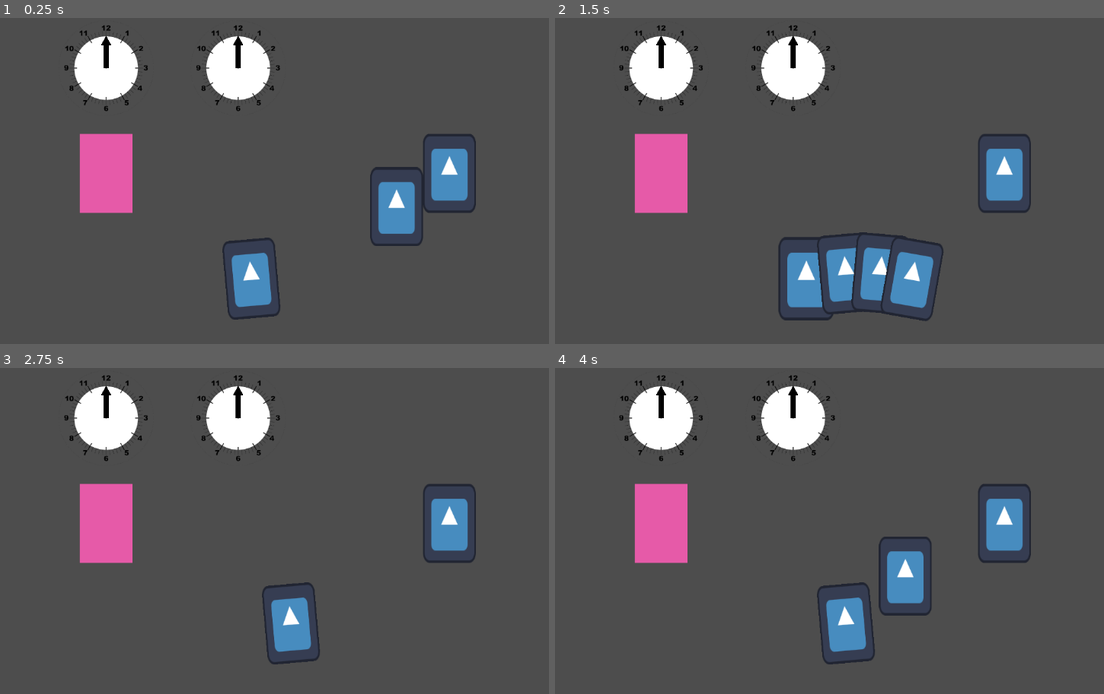
Above: before the commit, frames 1-4 (two rows, left to right).
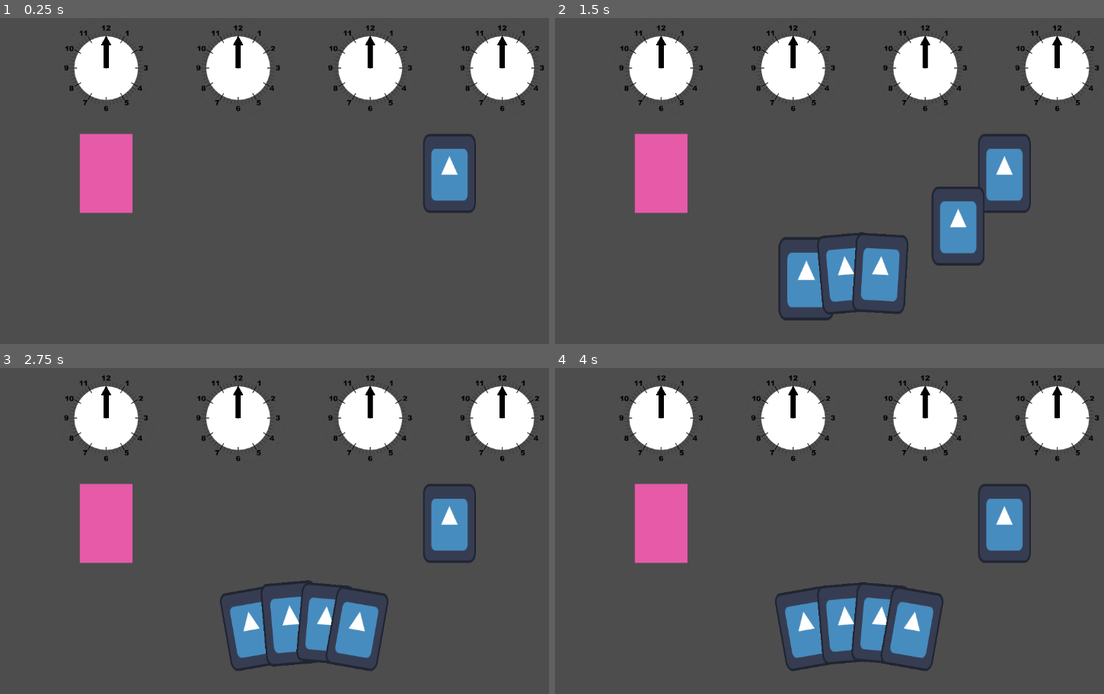
Above: after the commit, the same moments.

Repository: jaoc1811/card-game-jam
Game: Godot game, scene res://Scenes/game.tscn
Two runs of this game, one before a commit and one after it. Both use one fixed random seed, a clock stepped at 60 frames per second and the inputs below. This scene is started directly instead of the project's main scene. The engine's default icon, where the game draws it, is replaced by a stand-in: a white triangle on a blue panel in a dark square.
Inputs (mouse positions are in pixels of both pictures, inside the frame that each line leads up to):
- Up to frame 1 (0.25 s): no input
- Up to frame 2 (1.5 s): click (807, 278) at 0.52 s; click (807, 278) at 1.27 s
- Up to frame 3 (2.75 s): click (290, 622) at 2.02 s
- Up to frame 4 (4 s): tap Enter at 2.75 s; move the mouse to (994, 504) at 2.77 s; tap F at 2.85, 3.6 s; tap Space at 3.5 s; move the mouse to (736, 540) at 3.52 s

The runs differ from the first frame. In frame 1, 6.6% of the frame differs, in the area x 40-100%, y 2-93%; in frame 2, 6.7%; in frame 3, 7.7%; in frame 4, 8.5%, in the area x 40-100%, y 2-94%.

Commit message:
feat: created basic gameloop in game manager

Diff:
--- a/Scenes/card.tscn
+++ b/Scenes/card.tscn
@@ -8,14 +8,6 @@
 
 [node name="Card" type="Node2D"]
 script = ExtResource("1_5jjbx")
-
-[node name="Shadow" type="Polygon2D" parent="."]
-color = Color(0, 0, 0, 0.309804)
-polygon = PackedVector2Array(-9, -14, -10, -12.0181, -10, 11.8036, -9, 14, -7.77821, 15, 7.64823, 15, 9, 14, 10, 11.7151, 10, -12.0181, 9, -14, 7.93043, -15, -8, -15)
-
-[node name="Sprite2D" type="Sprite2D" parent="."]
-scale = Vector2(0.15625, 0.234375)
-texture = ExtResource("2_2vtp4")
 
 [node name="Button" type="Button" parent="."]
 self_modulate = Color(1, 1, 1, 0)
@@ -32,6 +24,14 @@
 grow_vertical = 2
 metadata/_edit_use_anchors_ = true
 
+[node name="Shadow" type="Polygon2D" parent="."]
+color = Color(0, 0, 0, 0.309804)
+polygon = PackedVector2Array(-9, -14, -10, -12.0181, -10, 11.8036, -9, 14, -7.77821, 15, 7.64823, 15, 9, 14, 10, 11.7151, 10, -12.0181, 9, -14, 7.93043, -15, -8, -15)
+
+[node name="Sprite2D" type="Sprite2D" parent="."]
+scale = Vector2(0.15625, 0.234375)
+texture = ExtResource("2_2vtp4")
+
 [node name="Area2D" type="Area2D" parent="."]
 
 [node name="CollisionShape2D" type="CollisionShape2D" parent="Area2D"]
--- a/Scenes/game.tscn
+++ b/Scenes/game.tscn
@@ -1,11 +1,10 @@
-[gd_scene load_steps=9 format=3 uid="uid://ds26kfofiymge"]
+[gd_scene load_steps=8 format=3 uid="uid://ds26kfofiymge"]
 
 [ext_resource type="PackedScene" uid="uid://dqr0duh0wktdr" path="res://Scenes/deck.tscn" id="1_3dq6o"]
 [ext_resource type="Script" path="res://scripts/game_manager.gd" id="1_a25bm"]
 [ext_resource type="Script" path="res://scripts/hand.gd" id="2_s7kpw"]
 [ext_resource type="AudioStream" uid="uid://dm4bwtlk67qsb" path="res://sounds/deal_card.wav" id="3_s3hhl"]
 [ext_resource type="Script" path="res://scripts/player.gd" id="4_oiryx"]
-[ext_resource type="PackedScene" uid="uid://b4fxyppywr8fx" path="res://Scenes/card.tscn" id="4_wcdla"]
 [ext_resource type="Texture2D" uid="uid://di5i1atheyh6v" path="res://icon.svg" id="4_x3qqv"]
 [ext_resource type="PackedScene" uid="uid://cwlhuox3mc4k" path="res://Scenes/clock.tscn" id="5_0bued"]
 
@@ -29,6 +28,15 @@
 [node name="DealCardSFX" type="AudioStreamPlayer2D" parent="GameManager"]
 stream = ExtResource("3_s3hhl")
 volume_db = -31.689
+
+[node name="Button" type="Button" parent="GameManager"]
+process_mode = 4
+visible = false
+offset_left = 49.0
+offset_top = 29.0
+offset_right = 100.0
+offset_bottom = 60.0
+text = "Play"
 
 [node name="Camera2D" type="Camera2D" parent="."]
 zoom = Vector2(5, 5)
@@ -67,8 +75,10 @@
 script = ExtResource("4_oiryx")
 
 [node name="PlayableArea" parent="Player2" instance=ExtResource("1_3dq6o")]
+process_mode = 4
+visible = false
 z_index = -1
-position = Vector2(-75, 0)
+position = Vector2(-25, 0)
 
 [node name="Clock" parent="Player2" instance=ExtResource("5_0bued")]
 position = Vector2(-25, -40)
@@ -81,10 +91,11 @@
 cards_rotations = Array[int]([-10, -5, 5, 10])
 
 [node name="Player3" type="Node2D" parent="."]
-visible = false
 script = ExtResource("4_oiryx")
 
 [node name="PlayableArea" parent="Player3" instance=ExtResource("1_3dq6o")]
+process_mode = 4
+visible = false
 z_index = -1
 position = Vector2(-75, 0)
 
@@ -99,10 +110,11 @@
 cards_rotations = Array[int]([-10, -5, 5, 10])
 
 [node name="Player4" type="Node2D" parent="."]
-visible = false
 script = ExtResource("4_oiryx")
 
 [node name="PlayableArea" parent="Player4" instance=ExtResource("1_3dq6o")]
+process_mode = 4
+visible = false
 z_index = -1
 position = Vector2(-75, 0)
 
@@ -116,18 +128,4 @@
 cards_positions = Array[Vector2]([Vector2(-20, 0), Vector2(-5, -2), Vector2(8, -2), Vector2(20, 0)])
 cards_rotations = Array[int]([-10, -5, 5, 10])
 
-[node name="Hand" type="Node2D" parent="." node_paths=PackedStringArray("cards")]
-visible = false
-position = Vector2(0, 40)
-script = ExtResource("2_s7kpw")
-cards = [NodePath("Card"), NodePath("Card2"), NodePath("Card3"), NodePath("Card4")]
-cards_positions = Array[Vector2]([Vector2(-20, 0), Vector2(-5, -2), Vector2(8, -2), Vector2(20, 0)])
-cards_rotations = Array[int]([-10, -5, 5, 10])
-
-[node name="Card" parent="Hand" instance=ExtResource("4_wcdla")]
-
-[node name="Card2" parent="Hand" instance=ExtResource("4_wcdla")]
-
-[node name="Card3" parent="Hand" instance=ExtResource("4_wcdla")]
-
-[node name="Card4" parent="Hand" instance=ExtResource("4_wcdla")]
+[connection signal="pressed" from="GameManager/Button" to="GameManager" method="_on_button_pressed"]
--- a/Scenes/sv.tscn
+++ b/Scenes/sv.tscn
@@ -3,9 +3,7 @@
 [ext_resource type="Script" path="res://scripts/game_manager.gd" id="1_ktli5"]
 [ext_resource type="Script" path="res://scripts/player.gd" id="2_7tky1"]
 [ext_resource type="Script" path="res://scripts/hand.gd" id="3_b33qs"]
-[ext_resource type="PackedScene" uid="uid://b4fxyppywr8fx" path="res://Scenes/card.tscn" id="3_n72pe"]
-[ext_resource type="Script" path="res://scripts/hang_around.gd" id="4_xy5tj"]
-[ext_resource type="PackedScene" path="res://Scenes/clock.tscn" id="3_lj767"]
+[ext_resource type="PackedScene" uid="uid://cwlhuox3mc4k" path="res://Scenes/clock.tscn" id="3_lj767"]
 [ext_resource type="AudioStream" uid="uid://dm4bwtlk67qsb" path="res://sounds/deal_card.wav" id="5_c4jvr"]
 
 [node name="SV" type="Node2D"]
--- a/project.godot
+++ b/project.godot
@@ -23,10 +23,6 @@
 
 window/size/resizable=false
 
-[editor_plugins]
-
-enabled=PackedStringArray("res://addons/gdscript_formatter/plugin.cfg")
-
 [global_group]
 
 deck=""
--- a/scripts/card.gd
+++ b/scripts/card.gd
@@ -4,9 +4,9 @@
 @onready var game_manager: Node = %GameManager
 @onready var shadow: Polygon2D = $Shadow
 
-var is_hovering = false
-var is_dragging = false
-var is_draggable = false
+@export var is_hovering = false
+@export var is_dragging = false
+@export var is_draggable = false
 var is_inside_playable_area = false
 var offset: Vector2
 var slot_position: Vector2
@@ -26,6 +26,7 @@
 func _on_button_button_down() -> void:
 	if is_draggable:
 		is_dragging = true
+		game_manager.show_play_button = false
 		offset = get_global_mouse_position() - position
 		var tween = get_tree().create_tween()
 		self.z_index = 1
@@ -41,6 +42,8 @@
 		tween.tween_property(shadow, "position", Vector2(0, 0), 0.1).set_ease(Tween.EASE_OUT)
 		if is_inside_playable_area:
 			tween.tween_property(self, "global_position", playable_area.position, 0.1).set_ease(Tween.EASE_OUT)
+			game_manager.show_play_button = true
+			game_manager.selected_card_index = get_parent().cards.find(self)
 		else:
 			tween.tween_property(self, "position", slot_position, 0.1).set_ease(Tween.EASE_OUT)
 			tween.tween_property(self, "rotation_degrees", slot_rotation, 0.1).set_ease(Tween.EASE_OUT)
--- a/scripts/game_manager.gd
+++ b/scripts/game_manager.gd
@@ -3,6 +3,14 @@
 # Players
 @export var players: Array[Node]
 var player_detail = []  # Array of dicts with ref to player and card played this round
+var current_player: int = 0  # NUMERO QUE REPRESENTA EL JUGADOR (ES EL INDICE CORRESPONDIENTE EN EL ARREGLO PLAYERS)
+var can_play: bool = false
+
+# Gameloop
+var new_turn: bool = true
+var show_play_button: bool = false
+@onready var play_button: Button = $Button
+var selected_card_index: int
 
 # Win conditions
 @export var target_points = 720
@@ -105,6 +113,7 @@
 	# Runs each turn
 	var hand: Node2D = players[player].get_node("Hand")
 	await hand.start_turn()
+	await get_tree().create_timer(1).timeout
 	await deal_cards(player)
 
 
@@ -174,24 +183,53 @@
 	if reverse_flow != 1:  # To prevent UI update twice
 		reverse_flow = 1
 
+
+func next_player():
+	players[current_player].get_node("PlayableArea").hide()
+	players[current_player].get_node("PlayableArea").process_mode = Node.PROCESS_MODE_DISABLED
+	current_player = (current_player + 1) % len(players)
+	players[current_player].get_node("PlayableArea").show()
+	players[current_player].get_node("PlayableArea").process_mode = Node.PROCESS_MODE_INHERIT
+
+
 # TEST
 var run_once = true
+#func _process(delta: float) -> void:
+	#if run_once:
+		#run_once = false
+		#print("Initial deck: ", deck)
+		#var round = 0
+		#while win == false:
+			#for player_position in len(players):
+				#await start_turn(player_position)
+				#await get_tree().create_timer(1.5).timeout
+				#await end_turn(player_position, 0)
+				#await get_tree().create_timer(1.5).timeout
+				#print("Played cards this round: ", played_cards)
+			#await end_round()
+			#print("Discarded cards this round: ", discard_pile)
+			#print("Deck before end round: ", deck)
+			#print("END ROUND ", round)
+			#round += 1
+			#await get_tree().create_timer(2).timeout
+		#print()
+
+func _on_button_pressed() -> void:
+	await end_turn(current_player, selected_card_index)
+	new_turn = true
+	show_play_button = false
+	if current_player == len(players) - 1:
+		await end_round()
+	next_player()
+
 func _process(delta: float) -> void:
-	if run_once:
-		run_once = false
-		print("Initial deck: ", deck)
-		var round = 0
-		while win == false:
-			for player_position in len(players):
-				await start_turn(player_position)
-				await get_tree().create_timer(1.5).timeout
-				await end_turn(player_position, 0)
-				await get_tree().create_timer(1.5).timeout
-				print("Played cards this round: ", played_cards)
-			await end_round()
-			print("Discarded cards this round: ", discard_pile)
-			print("Deck before end round: ", deck)
-			print("END ROUND ", round)
-			round += 1
-			await get_tree().create_timer(2).timeout
-		print()
+	if new_turn:
+		new_turn = false
+		await start_turn(current_player)
+
+	if show_play_button:
+		play_button.show()
+		play_button.process_mode = Node.PROCESS_MODE_INHERIT
+	else:
+		play_button.hide()
+		play_button.process_mode = Node.PROCESS_MODE_DISABLED
--- a/scripts/hand.gd
+++ b/scripts/hand.gd
@@ -31,15 +31,14 @@
 
 
 func end_turn(card_played_index: int):
-	cards.pop_at(card_played_index)
-	var card_played = get_child(card_played_index) # First card for testing
+	var card_played = cards.pop_at(card_played_index)
 	remove_child(card_played)
 	# Animation
 	for card_index in len(cards):
 		await set_card_position_and_rotation(cards[card_index], game_manager.end_turn_position.position, 0)
 
 	return card_played
-
+#
 #func _on_button_pressed() -> void:
 	#start_turn()
 	#await get_tree().create_timer(2).timeout
